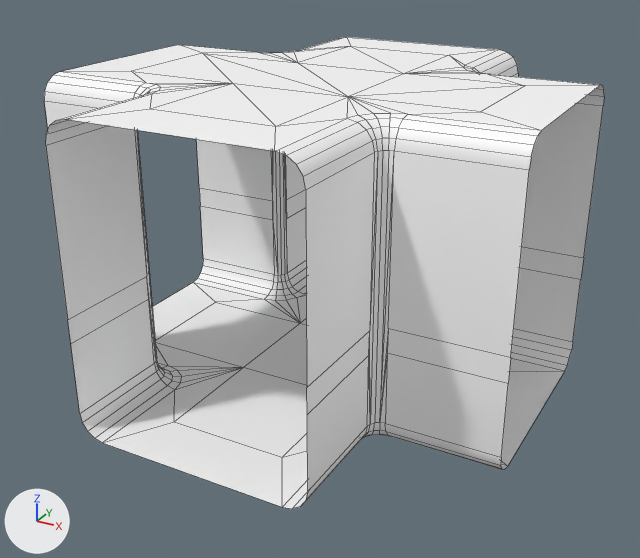
Two versions of the FBX model Assets/Meshes/Junction.fbx, one commit apart.
Rendered twice from a 50 mm camera at (0.034, -0.062, 0.0387) aimed at (0.0008, -0.0016, 0.0084). Every picture has the same lights, and +X, +Y and +Z are marked at lower left. Mesh edges are drawn as thin lines. Where no turn or scale is listed for an object, it has been applied to the vertices. Vertices at the same position are counted once.
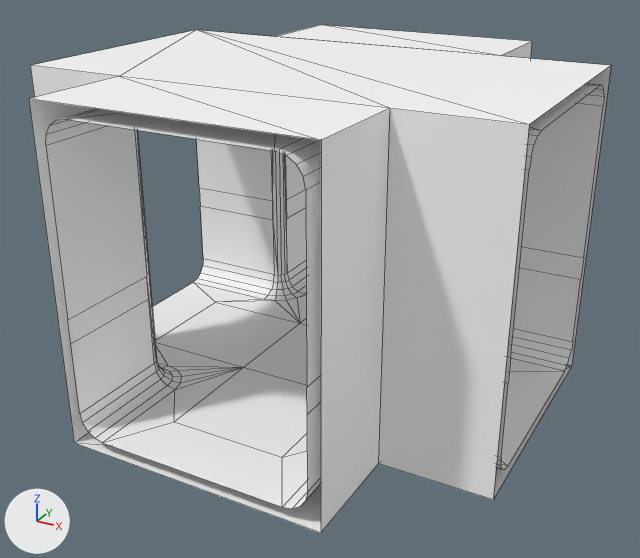
Pixel boxes [x1, y1, x2, y2] of what changed, in the pictures (640 x 558 px; the box of a moved part takes in the faces that stretch with it):
'Mesh', reshaped (8% taller): before [44, 37, 604, 509]; after [29, 25, 611, 533]
part 1 of me_mesh, added: after [29, 25, 611, 533]
part 2 of me_mesh, moved or reshaped (not visible afterwards): before [204, 52, 297, 63]
part 3 of me_mesh, moved or reshaped: [217, 299, 300, 323] in both
part 4 of me_mesh, moved or reshaped (not visible afterwards): before [405, 72, 522, 85]

Edits to the bpy script that builds the scene:
```text
Change me_mesh:
    used by ob_mesh; location = (0.0, 0.0, 0.0)
    verts and faces of me_mesh; kept vertices keep their numbers, new ones are numbered from 336
    before: 38 (-0.011, 0.008, 0.025) at pixel (257, 52), 51 (-0.015, 0.005, 0.025) at pixel (202, 53), 74 (-0.0099, 0.0082, 0.025) at pixel (269, 52), 83 (-0.005, 0.005, 0.025) at pixel (297, 62)
    before: 54 (-0.0099, 0.0082, 0.0) at pixel (275, 300), 56 (-0.011, 0.008, 0.0) at pixel (264, 299), 60 (-0.015, 0.005, 0.0) at pixel (215, 302), 82 (-0.005, 0.005, 0.0) at pixel (300, 323)
    before: 122 (0.011, 0.008, 0.025) at pixel (487, 74), 135 (0.015, 0.005, 0.025) at pixel (525, 85), 158 (0.0099, 0.0082, 0.025) at pixel (475, 72), 167 (0.005, 0.005, 0.025) at pixel (404, 73)
    remove me_mesh.from_pydata(...)  # 336 vertices, 343 faces; spans x -0.02..0.02, y -0.02..0.02, z 0.0..0.025
    add me_mesh.from_pydata(...)  # 360 vertices, 371 faces; spans x -0.02..0.02, y -0.02..0.02, z -0.001..0.026
    me_mesh part 1: a new loose piece of 24 vertices spanning x -0.02..0.02, y -0.02..0.02, z -0.001..0.026, in mat_station (white #ffffff)
    me_mesh part 2
    add delete_faces([(38, 83, 51), (38, 74, 83)])
    add faces += [(51, 74, 83), (38, 74, 51)]
    me_mesh part 3
    add delete_faces([(54, 56, 82), (56, 60, 82)])
    add faces += [(54, 60, 82), (54, 56, 60)]
    me_mesh part 4
    add delete_faces([(122, 167, 158), (122, 135, 167)])
    add faces += [(135, 167, 158), (122, 135, 158)]
```
